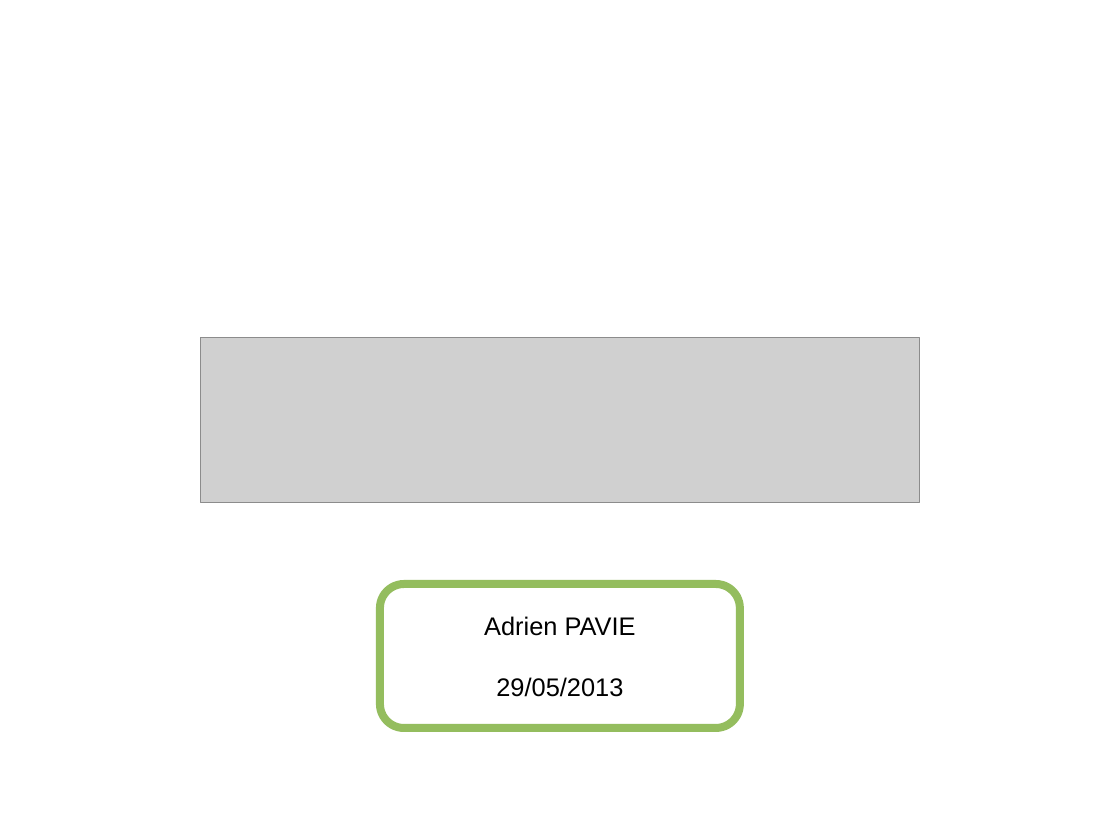
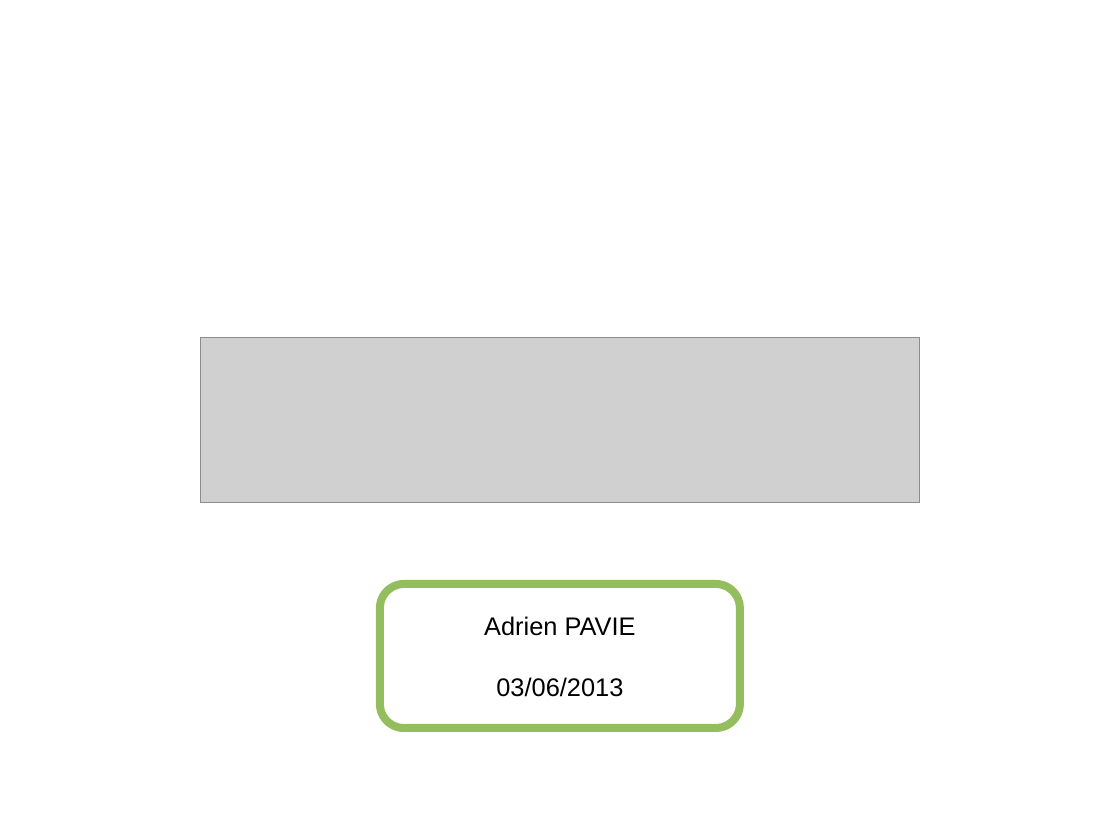
Before and after one commit to PanierAvide/PreAmbul, a slide deck: slide 1 of doc/developers/fr_Présentation.odp. Drawn at 1120x840 pixels with LibreOffice and Linux fonts; fonts in the diff are those of the drawing; grey boxes stand for pictures; background and template pictures are left out. Boxes give left, top, right and bottom in pixels: in the first picture for what was removed or moved away, otherwise in the second. Text is boxed around its words. In the diff, an @@ line names an element or a change of style, - is before the commit and + after.

```diff
--- a/doc/developers/fr_Présentation.odp
+++ b/doc/developers/fr_Présentation.odp
@@ text in rounded rectangle at [496,677,623,697]: text changed @@
-29/05/2013
+03/06/2013
```
Also in this commit, not shown: 1 other slide changed, 1 slide added, 1 slide removed, 1 other file.
